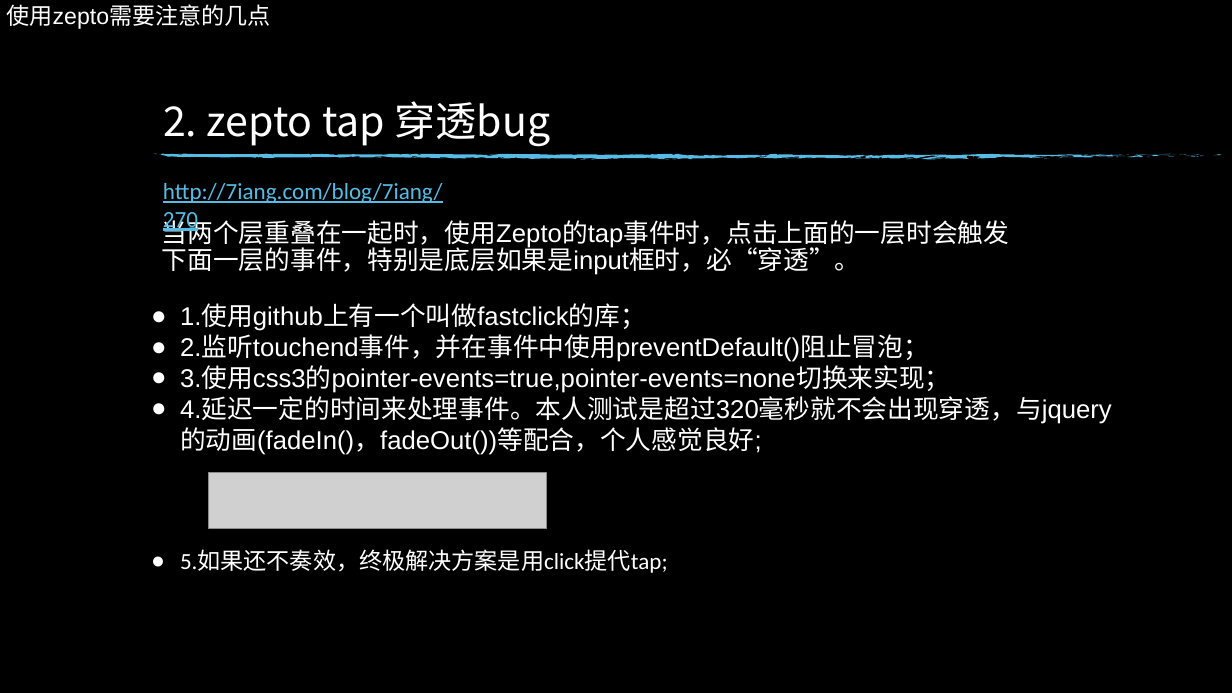
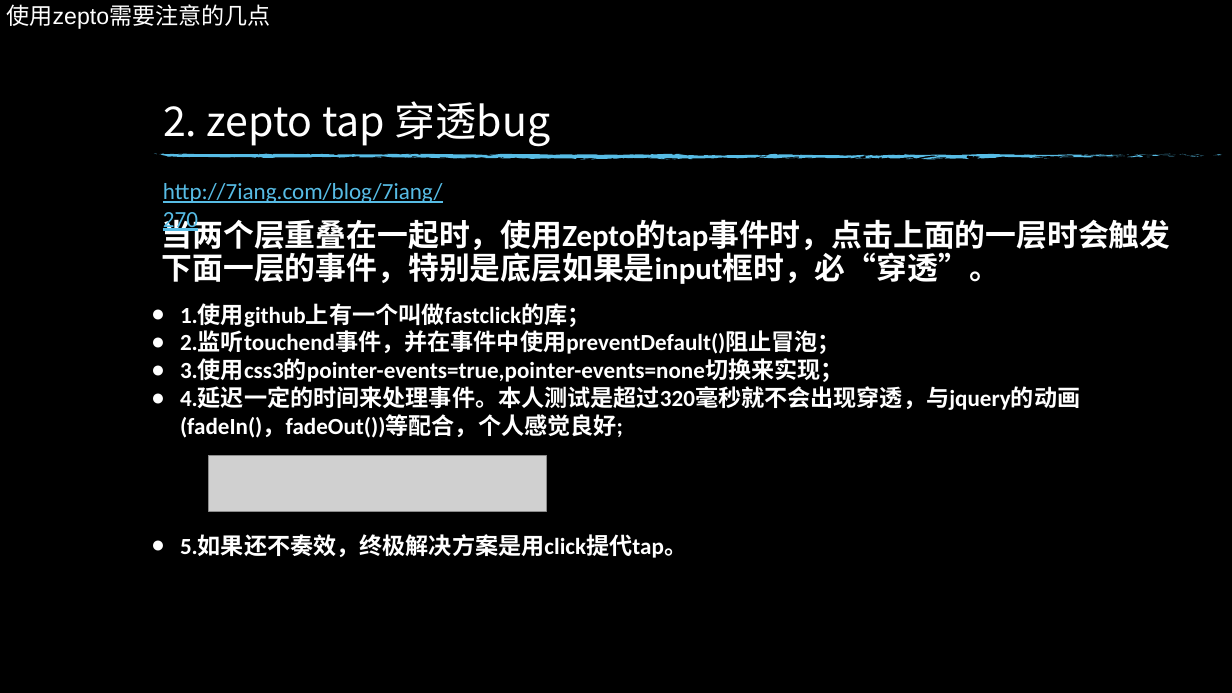
Before and after one commit to xiaotianxia/entern, a slide deck: slide 23 of dz-talk0904.pptx. Drawn at 1232x693 pixels with LibreOffice and Linux fonts; fonts in the diff are those of the drawing; grey boxes stand for pictures; background and template pictures are left out. Boxes give left, top, right and bottom in pixels: in the first picture for what was removed or moved away, otherwise in the second. Text is boxed around its words. In the diff, an @@ line names an element or a change of style, - is before the commit and + after.

```diff
--- a/dz-talk0904.pptx
+++ b/dz-talk0904.pptx
@@ text "当两个层重叠在一起时，使用Zepto的tap事件时，点击上面的一层时会触发下面一层的事件，特别是底层如果是input框时 ..." at (x1=162, y1=215, x2=1171, y2=284): size 20 to 24 pt, font Arial to Calibri, bold on @@
@@ text at (x1=180, y1=303, x2=1080, y2=438): size 20 to 18 pt, font Arial to Calibri, bold on in "1.使用github上有一个叫做fastclick的库；", "2.监听touchend事件，并在事件中使用preventDefault()阻止冒泡；", "3.使用css3的pointer-events=true,pointer-events=none切换来实现；", "4.延迟一定的时间来处理事件。本人测试是超过320毫秒就不会出现穿透，与jquery的动画(fadeIn()，fadeO ..." @@
@@ picture moved from (x1=208, y1=473, x2=546, y2=529) to (x1=208, y1=456, x2=546, y2=511) @@
@@ text at (x1=180, y1=534, x2=687, y2=558): text changed; bold on @@
-● 5.如果还不奏效，终极解决方案是用click提代tap;
+● 5.如果还不奏效，终极解决方案是用click提代tap。
```
Also in this commit, not shown: 7 other slides changed.
